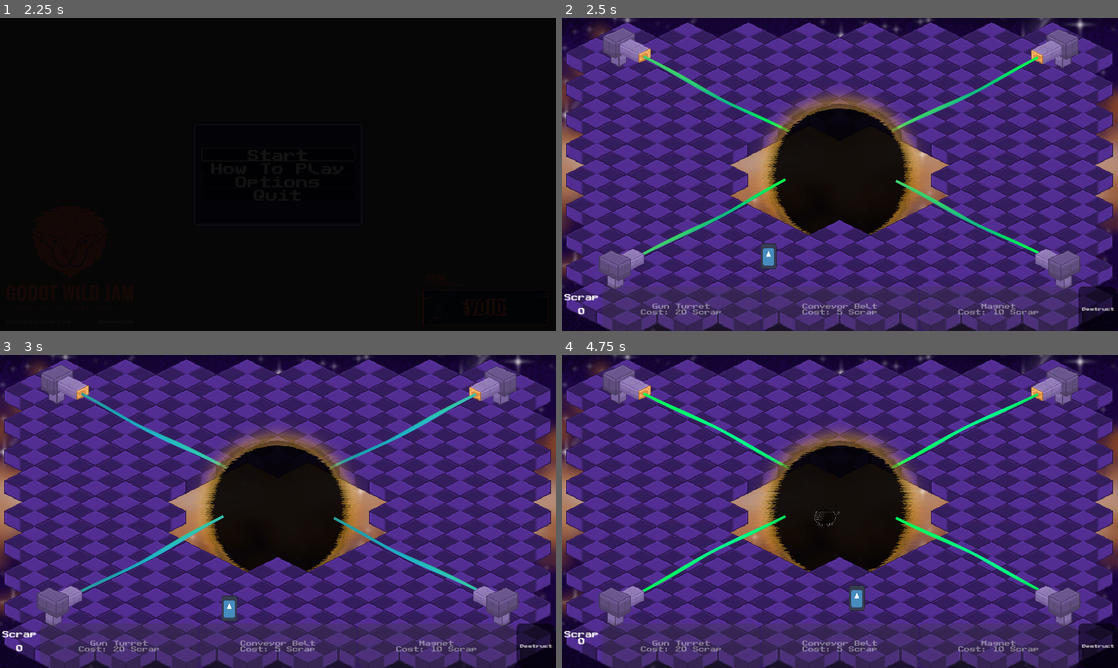
Above: before the commit, frames 1-4 (two rows, left to right).
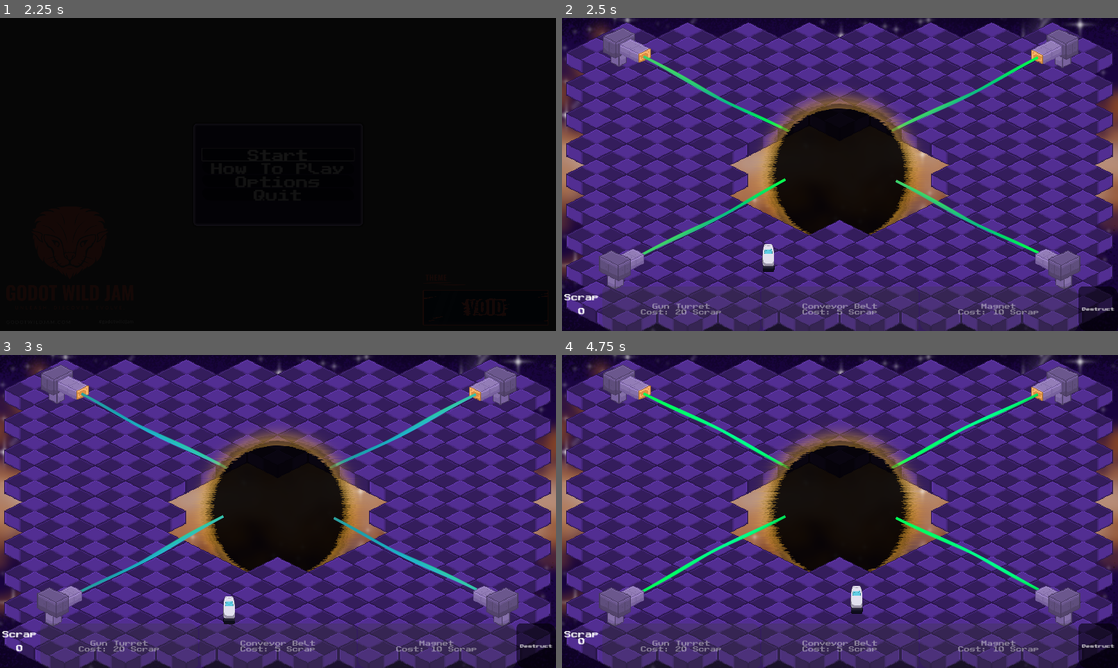
Above: after the commit, the same moments.

Repository: jkostello/Godot-Wild-Jam-69
Game: Godot game, scene res://UI/start_menu.tscn
Same seed, same stepped clock (60 frames per second), same inputs: the game is played once before the commit and once after it. The engine's default icon, where the game draws it, is replaced by a stand-in: a white triangle on a blue panel in a dark square. Sound files missing from this copy of the repository are replaced by a short silence.
Inputs (mouse positions are in pixels of both pictures, inside the frame that each line leads up to):
- Up to frame 1 (2.25 s): click "Start" at 0.5 s; click "Start" at 1.25 s; tap Enter at 2 s; move the mouse to (400, 158) at 2.02 s; hold D (right) from 2.03 s (still down); tap Space (deselect) at 2.1 s; click (400, 158) at 2.17 s
- Up to frame 2 (2.5 s): keep holding D (right)
- Up to frame 3 (3 s): move the mouse to (166, 527) at 2.77 s; release D (right) at 2.78 s; hold S (down) from 2.78 s (still down); tap R (rotate) at 2.85 s
- Up to frame 4 (4.75 s): move the mouse to (895, 442) at 3.52 s; release S (down) at 3.53 s; hold D (right) 3.53-4.28 s; tap 1 (select_structure_1) at 3.6 s; move the mouse to (812, 574) at 4.27 s; hold W (up) from 4.28 s (still down); tap 2 (select_structure_2) at 4.35 s; click (812, 574) at 4.42 s

Frame 1 is identical in both runs. In frame 2, 0.2% of the frame differs, in the area x 35-39%, y 72-82%; in frame 3, 0.2%; in frame 4, 0.3%, in the area x 45-55%, y 50-83%.
Error in both runs: Cannot call method 'change_scene_to_file' on a null value. (res://UI/start_menu.gd:24)

Commit message:
enamy spawnrate ramps up

Diff:
--- a/player.tscn
+++ b/player.tscn
@@ -1,7 +1,7 @@
 [gd_scene load_steps=5 format=3 uid="uid://bkwa8366unv8y"]
 
 [ext_resource type="Script" path="res://player.gd" id="1_e0146"]
-[ext_resource type="Texture2D" uid="uid://bx5dvtc0m5646" path="res://icon.svg" id="2_j28ih"]
+[ext_resource type="Texture2D" uid="uid://dgucnxq52tur2" path="res://sprites/player/down-Sheet.png" id="2_hg67c"]
 [ext_resource type="AudioStream" uid="uid://by3xky47l8vt6" path="res://footstep.wav" id="3_p5ef8"]
 
 [sub_resource type="CircleShape2D" id="CircleShape2D_rjscj"]
@@ -19,7 +19,8 @@
 [node name="Sprite" type="Sprite2D" parent="."]
 position = Vector2(2.98023e-08, -51)
 scale = Vector2(0.613281, 1)
-texture = ExtResource("2_j28ih")
+texture = ExtResource("2_hg67c")
+hframes = 4
 
 [node name="Steptimer" type="Timer" parent="."]
 wait_time = 0.3
@@ -30,4 +31,6 @@
 volume_db = -16.109
 bus = &"SFX"
 
+[node name="AnimationPlayer" type="AnimationPlayer" parent="."]
+
 [connection signal="timeout" from="Steptimer" to="." method="_on_steptimer_timeout"]
--- a/turret.gd
+++ b/turret.gd
@@ -7,7 +7,7 @@
 
 @export var dmg : float = 1.0
 @export var range := 300.0
-@export var cd := 0.5
+@export var cd := 1
 @export var durability := 10.0
 var primed : bool = true
 
@@ -87,7 +87,6 @@
 	if body == player:
 		pass
 	else:
-		print("Hello, World")
 		colliding_enemies += 1
 		body.attacking = true
 		body.get_node("Attack").play()
--- a/turret.tscn
+++ b/turret.tscn
@@ -33,9 +33,9 @@
 [node name="Structure" instance=ExtResource("1_odcfn")]
 z_index = 1
 script = ExtResource("2_eq845")
-dmg = 0.5
+dmg = 1.0
 range = 300.0
-cd = 0.2
+cd = 1
 durability = 10.0
 
 [node name="Sprite2D" parent="." index="0"]
--- a/void.gd
+++ b/void.gd
@@ -2,19 +2,21 @@
 
 @onready var enemy = preload("res://enemy.tscn")
 @onready var scrap = preload("res://resources/resource.tscn")
+var eRampVar := 175
+var sRampVar := 150
 
 # Creates enemies
 func _physics_process(delta):
 	randomize()
 
 	# Randomizes enemy spawning & location
-	if randi_range(0, 100) < 1: # 1/100 chance
+	if randi_range(0, eRampVar) < 1: # 1/100 chance
 		var new_e = enemy.instantiate()
 		new_e.position = Vector2(randf_range(-10.0,10.0), randf_range(-10.0,10.0))
 		get_tree().current_scene.add_child(new_e)
 
 	# Randomizes scrap spawning & location
-	if randi_range(0, 150) < 1: # 1/150 chance
+	if randi_range(0, sRampVar) < 1: # 1/150 chance
 		var new_scrap = scrap.instantiate()
 		new_scrap.global_position = Vector2(randi_range(-1270, 1270), -1200)
 		get_tree().current_scene.add_child(new_scrap)
@@ -36,3 +38,11 @@
 
 	$ColorRect/AnimatedSprite2D.frame = frame
 	$ColorRect2/AnimatedSprite2D2.frame = frame
+
+
+func _on_enemy_spawn_ramper_timeout():
+	if eRampVar >= 20:
+		eRampVar -= 2
+	if sRampVar >= 75:
+		sRampVar-=1
+	$enemySpawnRamper.start(3)
--- a/void.tscn
+++ b/void.tscn
@@ -89,5 +89,10 @@
 wait_time = 0.1
 autostart = true
 
+[node name="enemySpawnRamper" type="Timer" parent="."]
+wait_time = 5.0
+autostart = true
+
 [connection signal="area_exited" from="Area2D" to="." method="_on_area_2d_area_exited"]
 [connection signal="timeout" from="Frametimer" to="." method="_on_frametimer_timeout"]
+[connection signal="timeout" from="enemySpawnRamper" to="." method="_on_enemy_spawn_ramper_timeout"]
Binary file added: sprites/player/down-Sheet.png
Not shown, added: sprites/player/down-Sheet.png.import
Binary file added: sprites/player/left-Sheet.png
Not shown, added: sprites/player/left-Sheet.png.import
Binary file added: sprites/player/right-Sheet.png
Not shown, added: sprites/player/right-Sheet.png.import
Binary file added: sprites/player/up-Sheet.png
Not shown, added: sprites/player/up-Sheet.png.import
